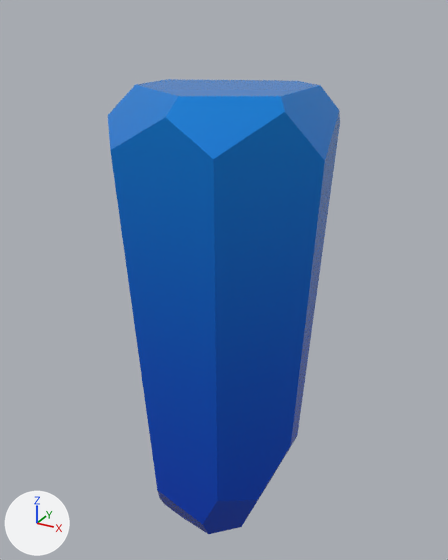
The glTF model game/assets/crystal.glb as it was, and as the next commit left it.
The view is the same before and after, from a camera (50 mm lens) standing at (5.13, -9.26, 9.76) and looking at (-0.07, 0.19, 5.03). Every picture has the same lights, and +X, +Y and +Z are marked at lower left. The first picture is the older version. Where no turn or scale is listed for an object, it has been applied to the vertices. Vertices at exactly the same position are counted once.

Script lines for the objects in view, before the commit:
```python
me_crystal_10 = bpy.data.meshes.new('crystal_10')
me_crystal_10.from_pydata(...)  # 42 vertices, 80 faces; spans x -2.01..2.01, y -1.88..2.05, z 0.0..8.62
me_crystal_10.materials.append(mat_material_004)  # picture img_texture_1_png
ob_crystal_10 = bpy.data.objects.new('crystal_10', me_crystal_10)
ob_crystal_10.location = (0.0, 0.0, 0.0)
```
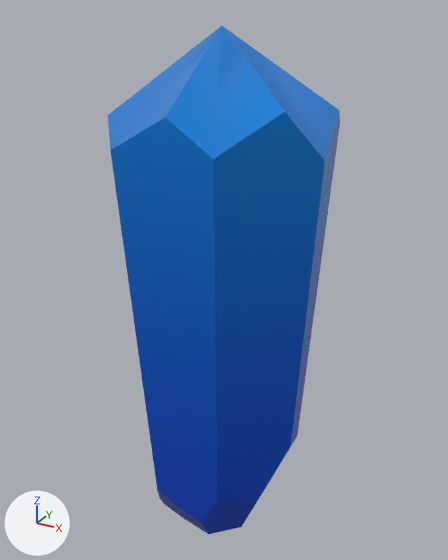
Commit message: v21.5: smaller pointier vault crystals

What differs and where, as boxes [x1, y1, x2, y2] in the pictures (448 x 560 px):
'crystal_10', reshaped (12% taller)
    before: [108, 79, 340, 534]
    after: [108, 26, 340, 534]
part 1 of me_crystal_10, reshaped
    before: [108, 79, 339, 160]
    after: [108, 26, 339, 160]

The change, as a diff of the scene's bpy script:
```diff
--- a/game/assets/crystal.glb.py
+++ b/game/assets/crystal.glb.py
@@ me_crystal_10 @@
 # used by ob_crystal_10; location = (0.0, 0.0, 0.0)
-me_crystal_10.from_pydata(...)  # 42 vertices, 80 faces; spans x -2.01..2.01, y -1.88..2.05, z 0.0..8.62
+me_crystal_10.from_pydata(...)  # 37 vertices, 70 faces; spans x -2.01..2.01, y -1.88..2.05, z 0.0..9.5
+# me_crystal_10 part 1
+# 6 vertices are removed from x -1.18..1.47, y -1.64..1.04, z 8.62
+# 23 faces are deleted
+# 1 vertex is added at (0.0, 0.0, 9.5)
+# 13 new faces join them
 me_crystal_10.materials.append(mat_material_004)
```
